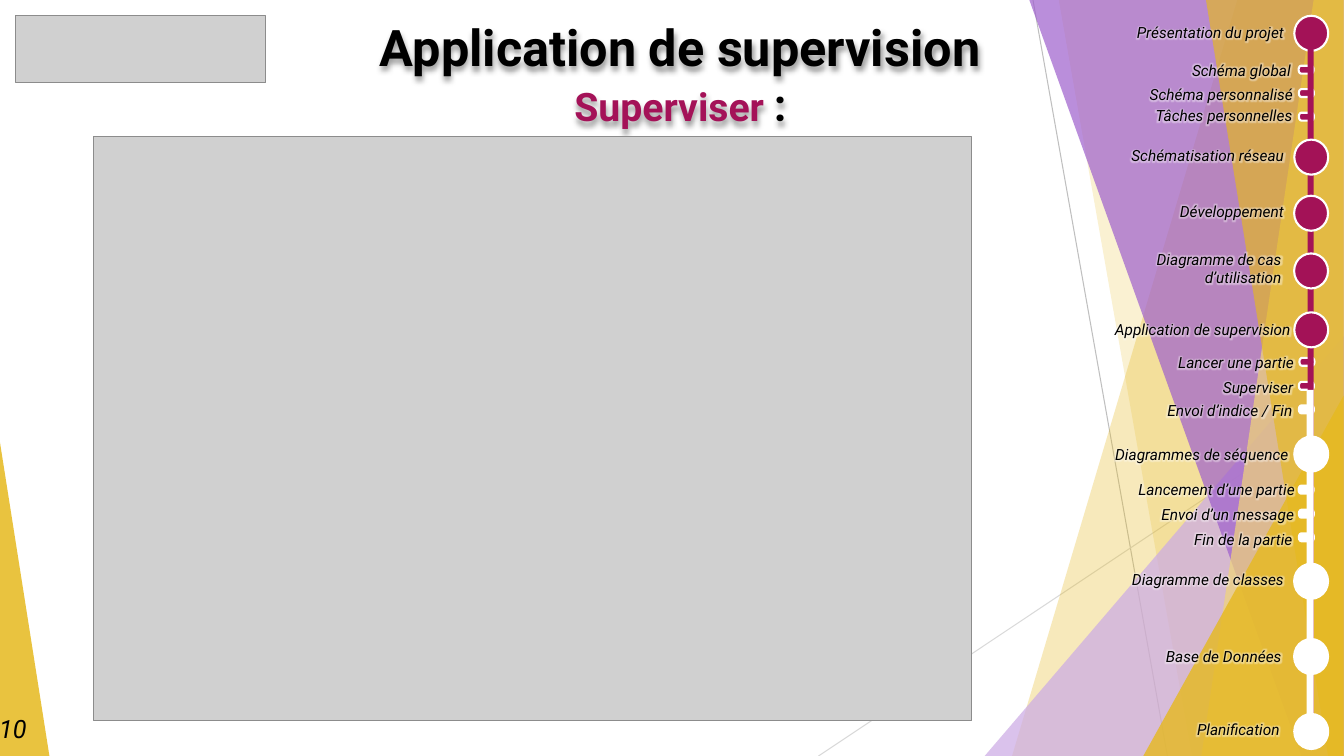
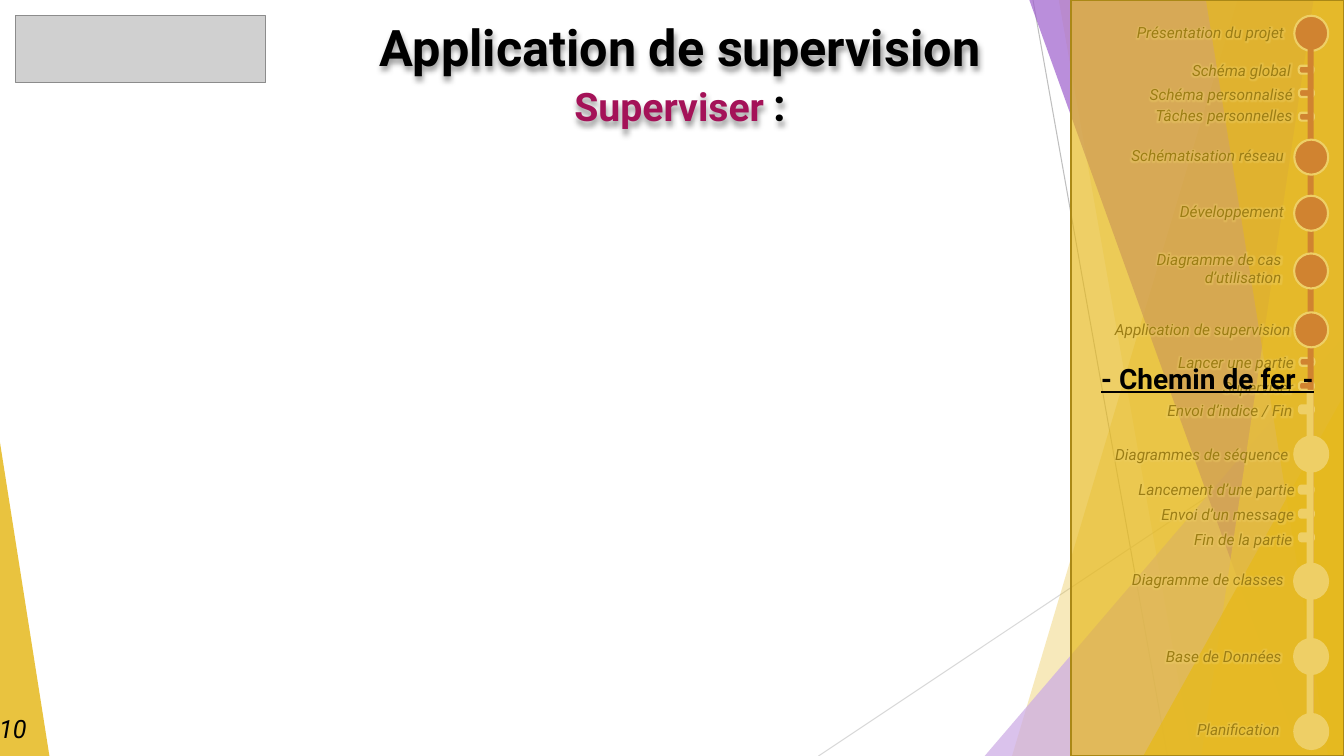
Before and after one commit to GuiguiMvn/Systeme-Escape-Game-Telethon, a slide deck: slide 10 of Nathan/Compte-rendus/REVUE-FINALE-GUIGAND-SFL6.pptx. Drawn at 1344x756 pixels with LibreOffice and Linux fonts; fonts in the diff are those of the drawing; grey boxes stand for pictures. Boxes give left, top, right and bottom in pixels: in the first picture for what was removed or moved away, otherwise in the second. Text is boxed around its words. In the diff, an @@ line names an element or a change of style, - is before the commit and + after.

```diff
--- a/Nathan/Compte-rendus/REVUE-FINALE-GUIGAND-SFL6.pptx
+++ b/Nathan/Compte-rendus/REVUE-FINALE-GUIGAND-SFL6.pptx
@@ rectangle added at [1071, 0, 1344, 756], fill #E6B91E at 68% opacity, outline #AA8916 1.5 pt, 20 pt, text #000000, bold, underline @@
+- Chemin de fer -
@@ picture removed at [94, 137, 973, 721] @@
```
Also in this commit, not shown: 15 other slides changed, 2 slides added, 1 slide removed.
